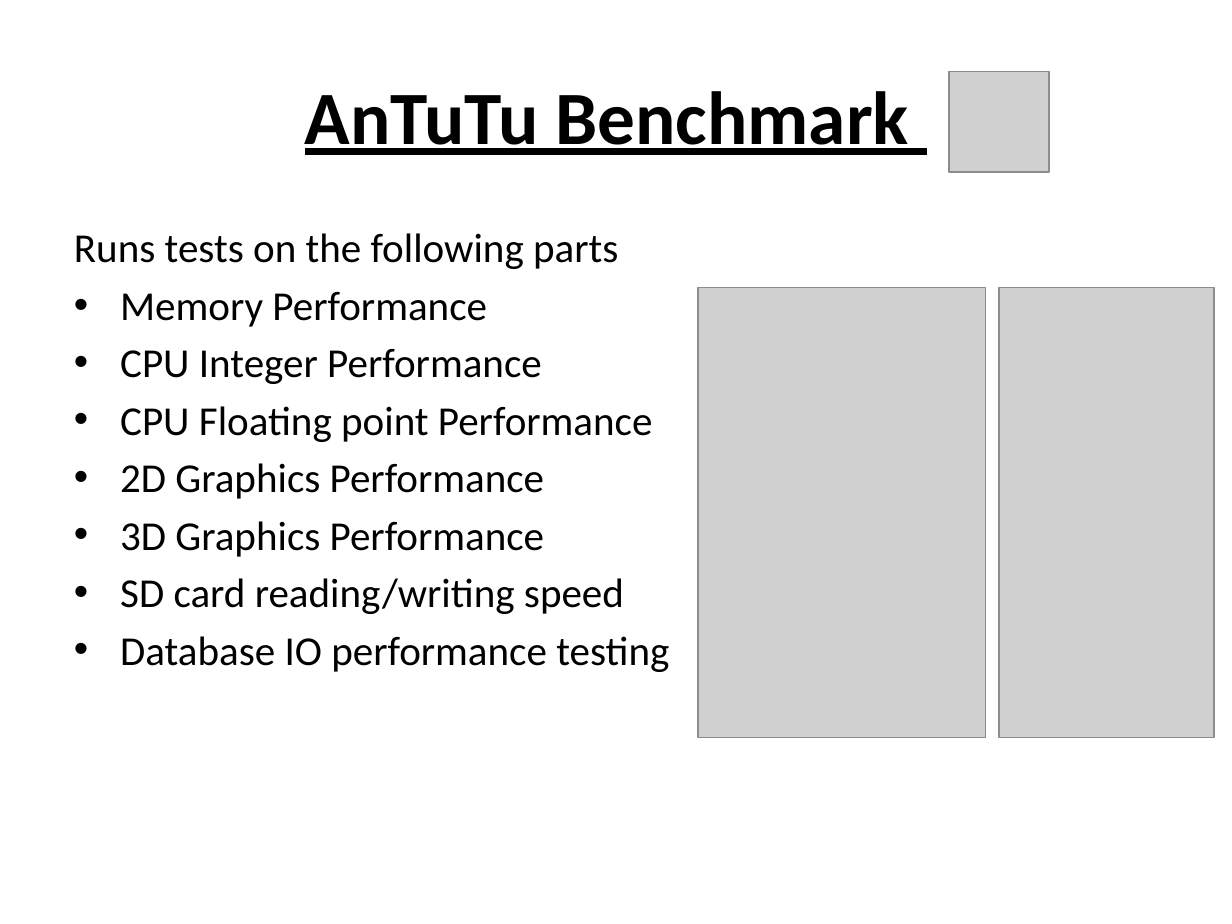
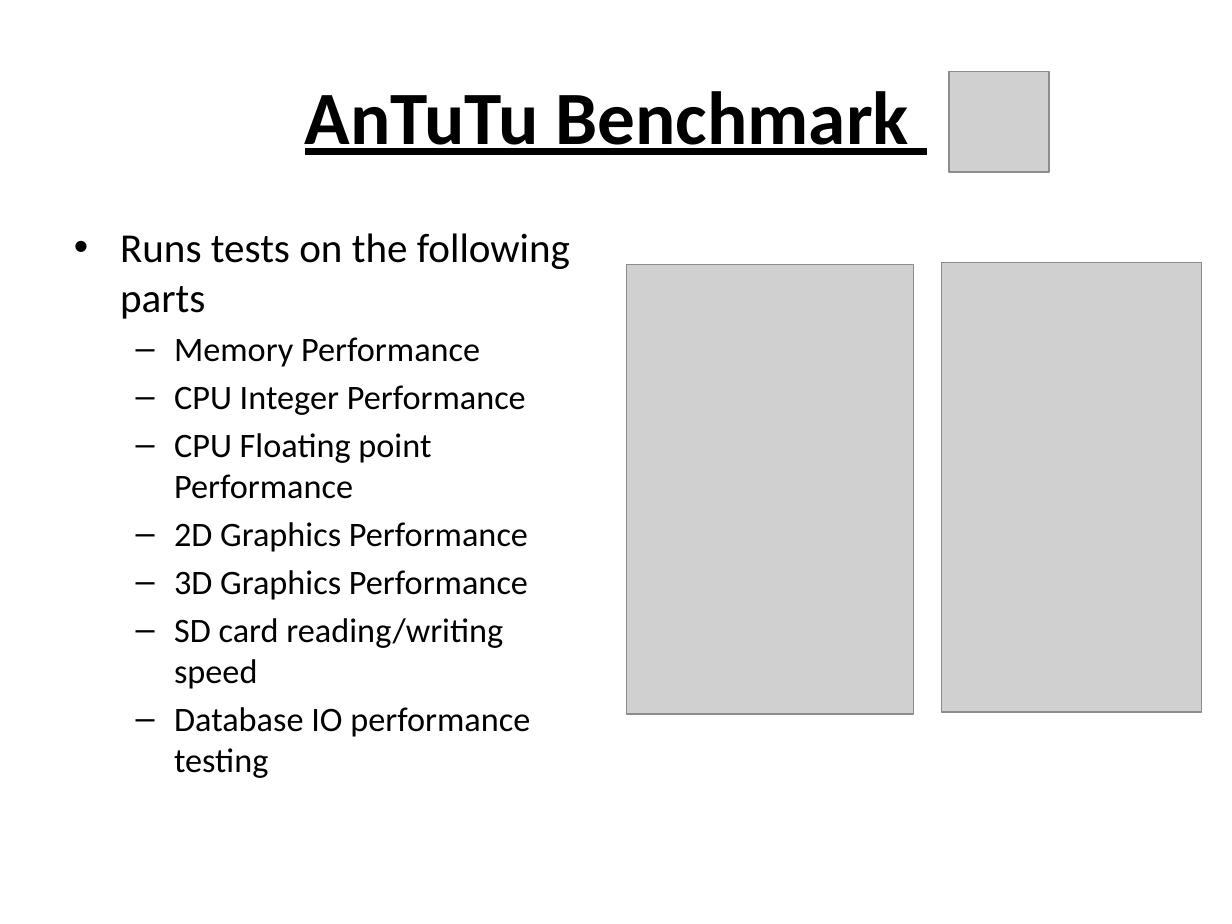
Before and after one commit to laikayeekelly/Benchmark, a slide deck: slide 4 of benchmark.pptx (slide 3 before the commit). Drawn at 1232x924 pixels with LibreOffice and Linux fonts; fonts in the diff are those of the drawing; grey boxes stand for pictures. Boxes give left, top, right and bottom in pixels: in the first picture for what was removed or moved away, otherwise in the second. Text is boxed around its words. In the diff, an @@ line names an element or a change of style, - is before the commit and + after.

Commit message:
android device benchmark powerpoint

```diff
--- a/benchmark.pptx
+++ b/benchmark.pptx
@@ text "Runs tests on the following ..." at (120, 233, 570, 778): size 24 to 20 pt in "Memory Performance", "CPU Integer Performance", "CPU Floating point Performance", "2D Graphics Performance" and 3 more places; bullet none to •; bullet • to –; list level 1 to 2 in "Memory Performance"; list level 1 to 2 in "CPU Integer Performance"; list level 1 to 2 in "CPU Floating point Performance"; list level 1 to 2 in "2D Graphics Performance"; list level 1 to 2 in "3D Graphics Performance"; list level 1 to 2 in "SD card reading/writing speed"; list level 1 to 2 in "Database IO performance testing" @@
@@ picture: place and size @@
-picture at (699, 287, 986, 737)
+picture at (626, 264, 913, 713)
@@ picture: place and size @@
-picture at (999, 287, 1214, 737)
+picture at (941, 262, 1201, 712)
```
Also in this commit, not shown: 7 other slides changed, 9 slides added.
